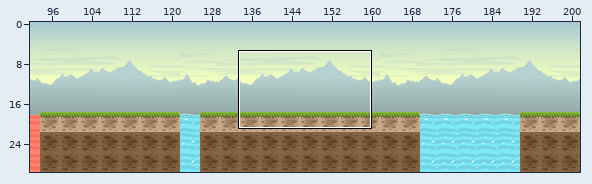
Level history. Tiled map: Resources/res/tiledmap/prologue_tutorial.tmx. The picture above shows the old version from afar; the outline marks the close-up.
Close-up. First the earlier version:
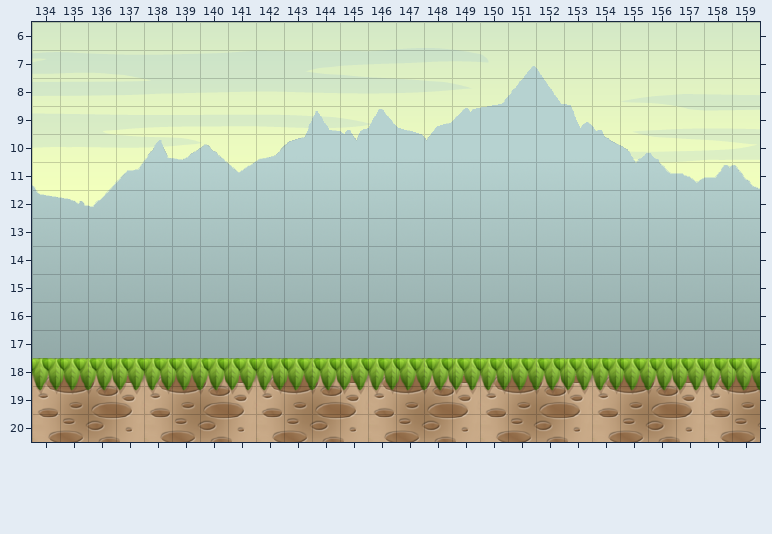
Cells are 32x32 px. Shown: x 134..159, y 6..20.
After:
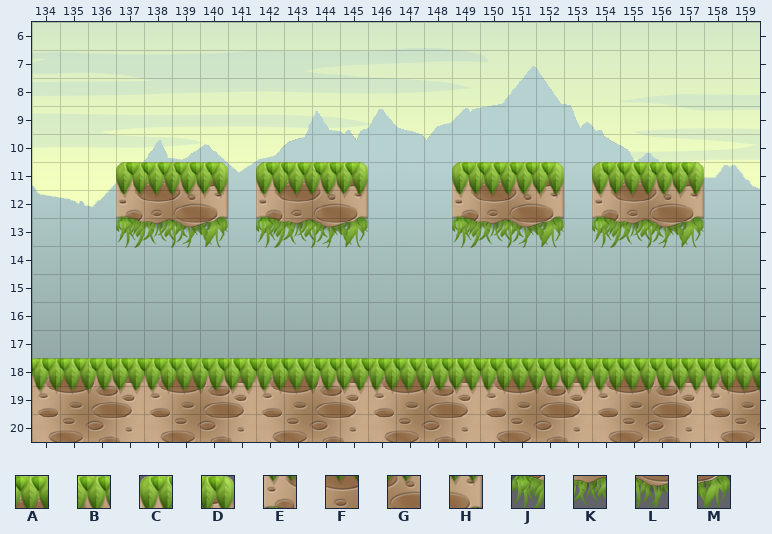
Key: from "tileset_mapLv1": A 585, B 586, C 588, D 591, E 600, F 601, G 602, H 603, J 616, K 617, L 618, M 619.
_ is an empty cell, . an unchanged one.
Difference:
--- layer "Foreground"
@@ x 137..157 @@
-11 ____.____...____.____
-12 ____.____...____.____
-13 ____.____...____.____
+11 CABD.CABD...CABD.CABD
+12 EFGH.EFGH...EFGH.EFGH
+13 JKLM.JKLM...JKLM.JKLM
